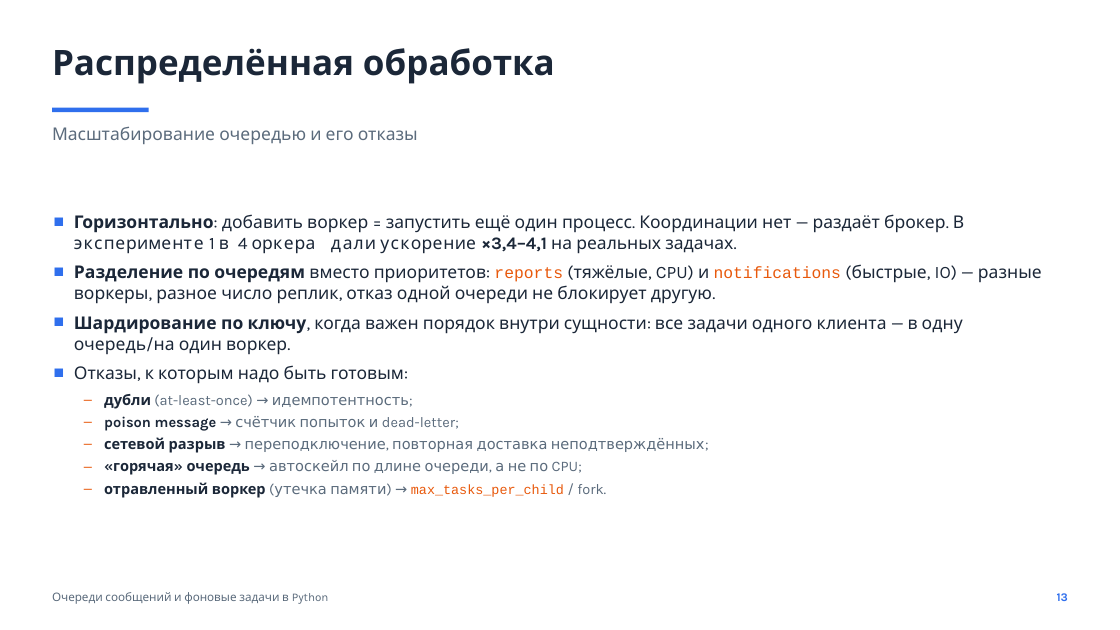
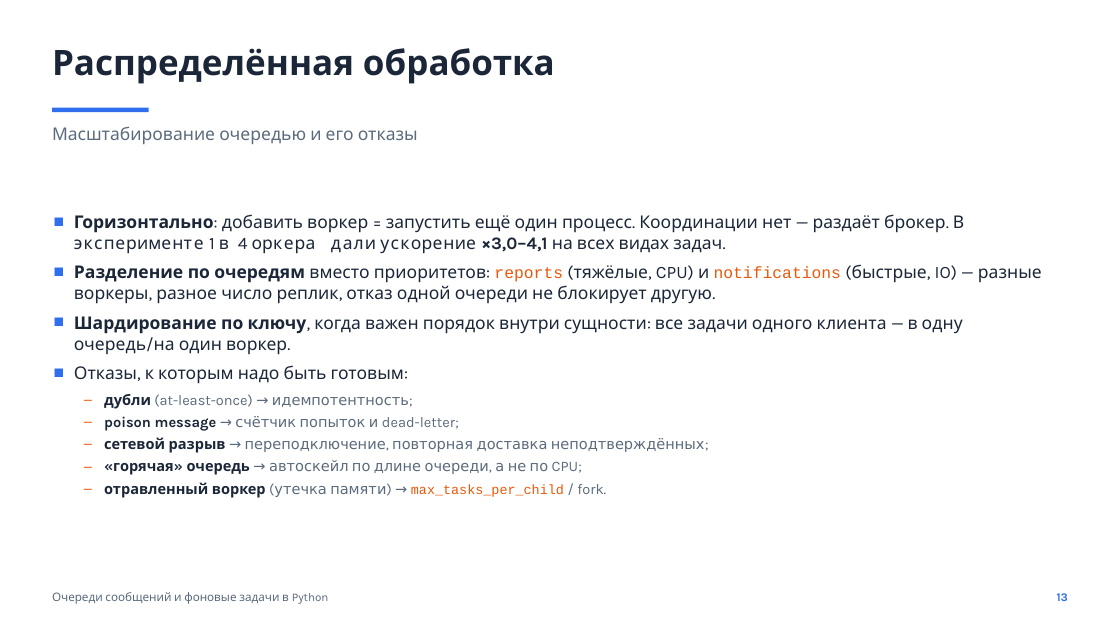
Before and after one commit to kirillkychkin/report-queue, a slide deck: slide 13 of slides/talk.pptx. Drawn at 1120x630 pixels with LibreOffice and Linux fonts; fonts in the diff are those of the drawing. Boxes give left, top, right and bottom in pixels: in the first picture for what was removed or moved away, otherwise in the second. Text is boxed around its words. In the diff, an @@ line names an element or a change of style, - is before the commit and + after.

```diff
--- a/slides/talk.pptx
+++ b/slides/talk.pptx
@@ text at (74,214,964,254): text changed @@
-■ Горизонтально: добавить воркер = запустить ещё один процесс. Координации нет — раздаёт брокер. В эксперименте 1 → 4 воркера дали ускорение ×3,4–4,1 на реальных задачах.
+■ Горизонтально: добавить воркер = запустить ещё один процесс. Координации нет — раздаёт брокер. В эксперименте 1 → 4 воркера дали ускорение ×3,0–4,1 на всех видах задач.
```
Also in this commit, not shown: 4 other slides changed, 32 other files.
